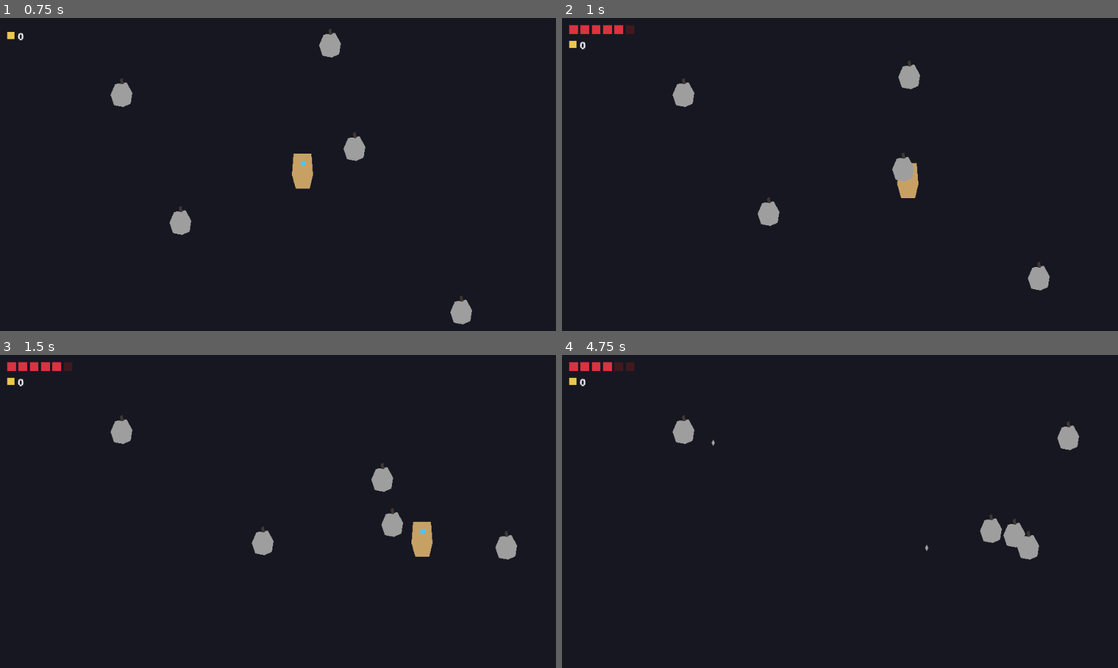
Above: before the commit, frames 1-4 (two rows, left to right).
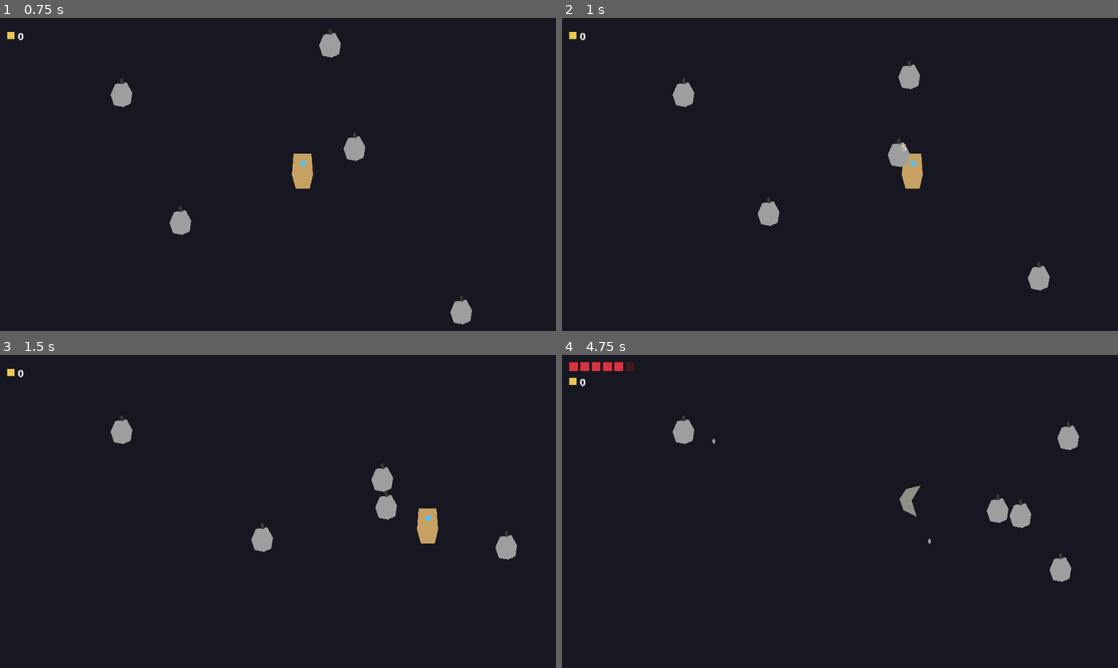
Above: after the commit, the same moments.

Repository: danielespinolagonzalez-ux/Mistveil
Game: Godot game, scene res://scenes/main/main.tscn
Same seed, same stepped clock (60 frames per second), same inputs: the game is played once before the commit and once after it.
Inputs (mouse positions are in pixels of both pictures, inside the frame that each line leads up to):
- Up to frame 1 (0.75 s): move the mouse to (400, 158) at 0.52 s; hold D (move_right) from 0.53 s (still down); right-click (400, 158) at 0.6 s
- Up to frame 2 (1 s): keep holding D (move_right)
- Up to frame 3 (1.5 s): move the mouse to (166, 527) at 1.27 s; release D (move_right) at 1.28 s; hold S (move_down) from 1.28 s (still down); tap E (dragoon) at 1.35 s
- Up to frame 4 (4.75 s): right-click (728, 527) at 1.55 s; move the mouse to (895, 442) at 2.02 s; release S (move_down) at 2.03 s; hold D (move_right) 2.03-2.78 s; right-click (895, 442) at 2.1 s; move the mouse to (812, 574) at 2.77 s; hold W (move_up) 2.78-3.53 s; click (812, 574) at 2.85 s; right-click (812, 574) at 3.05 s; move the mouse to (1006, 558) at 3.52 s; hold A (move_left) from 3.53 s (still down); right-click (1006, 558) at 3.6 s; move the mouse to (673, 464) at 4.27 s; tap E (dragoon) at 4.35 s; right-click (673, 464) at 4.55 s

Frame 1 is identical in both runs. In frame 2, 1.0% of the frame differs, in the area x 1-65%, y 2-58%; in frame 3, 1.4%; in frame 4, 1.6%, in the area x 9-92%, y 2-73%.

Commit message:
feat: ataque mele basico con hitbox frontal (tarea 2.1)
- Fases WINDUP/ACTIVE/RECOVERY con tiempos en balance.json
- Hitbox frontal orientado al aim al iniciar el golpe; knockback propio
- test_player ampliado con 2 checks de mele

Co-Authored-By: Claude Fable 5 <noreply@anthropic.com>
Claude-Session: https://claude.ai/code/session_01SbmgetzbNcFosjFKdYJBz4

Diff:
--- a/data/balance.json
+++ b/data/balance.json
@@ -16,7 +16,10 @@
     "tear_speed": 420.0,
     "tear_range_px": 320.0,
     "melee_damage": 5.0,
-    "melee_range_px": 40.0
+    "melee_range_px": 40.0,
+    "melee_windup_s": 0.12,
+    "melee_active_s": 0.1,
+    "melee_recovery_s": 0.16
   },
   "cadencia": {
     "combo_hits_base": 3,
@@ -47,6 +50,7 @@
   },
   "feedback": {
     "tear_knockback_px_s": 140.0,
+    "melee_knockback_px_s": 200.0,
     "contact_knockback_px_s": 220.0,
     "knockback_decay_px_s2": 900.0,
     "damage_number_duration_s": 0.6,
--- a/scenes/player/player.tscn
+++ b/scenes/player/player.tscn
@@ -1,14 +1,18 @@
-[gd_scene load_steps=6 format=3]
+[gd_scene load_steps=8 format=3]
 
 [ext_resource type="Script" path="res://scripts/entities/player.gd" id="1_player"]
 [ext_resource type="Script" path="res://scripts/components/health_component.gd" id="2_health"]
 [ext_resource type="Script" path="res://scripts/components/hurtbox_component.gd" id="3_hurtbox"]
+[ext_resource type="Script" path="res://scripts/components/hitbox_component.gd" id="4_hitbox"]
 
 [sub_resource type="CircleShape2D" id="shape_body"]
 radius = 9.0
 
 [sub_resource type="CircleShape2D" id="shape_hurt"]
 radius = 8.0
+
+[sub_resource type="CircleShape2D" id="shape_melee"]
+radius = 20.0
 
 [node name="Player" type="CharacterBody2D" groups=["player"]]
 collision_layer = 2
@@ -38,3 +42,18 @@
 [node name="CollisionShape2D" type="CollisionShape2D" parent="HurtboxComponent"]
 position = Vector2(0, 4)
 shape = SubResource("shape_hurt")
+
+[node name="MeleeHitbox" type="Area2D" parent="."]
+collision_layer = 8
+collision_mask = 64
+monitoring = false
+monitorable = false
+script = ExtResource("4_hitbox")
+
+[node name="CollisionShape2D" type="CollisionShape2D" parent="MeleeHitbox"]
+shape = SubResource("shape_melee")
+
+[node name="Swing" type="Polygon2D" parent="MeleeHitbox"]
+visible = false
+color = Color(0.95, 0.95, 0.85, 0.55)
+polygon = PackedVector2Array(-6, -18, 10, -12, 16, 0, 10, 12, -6, 18, 2, 0)
--- a/scripts/autoload/data_db.gd
+++ b/scripts/autoload/data_db.gd
@@ -18,6 +18,7 @@
 		"dash_speed", "dash_duration_s", "dash_cooldown_s", "dash_iframes_s",
 		"hurt_iframes_s", "hurt_blink_hz", "tear_damage", "tear_rate_per_s", "tear_speed",
 		"tear_range_px", "melee_damage", "melee_range_px",
+		"melee_windup_s", "melee_active_s", "melee_recovery_s",
 	],
 	"cadencia": [
 		"combo_hits_base", "window_perfect_ms", "window_good_ms", "window_decay_per_hit",
@@ -31,8 +32,8 @@
 		"post_transform_vulnerable_s",
 	],
 	"feedback": [
-		"tear_knockback_px_s", "contact_knockback_px_s", "knockback_decay_px_s2",
-		"damage_number_duration_s", "damage_number_rise_px",
+		"tear_knockback_px_s", "melee_knockback_px_s", "contact_knockback_px_s",
+		"knockback_decay_px_s2", "damage_number_duration_s", "damage_number_rise_px",
 	],
 	"elementos": ["opposite_mult", "same_mult", "neutral_mult"],
 	"run": [
--- a/scripts/entities/player.gd
+++ b/scripts/entities/player.gd
@@ -5,6 +5,12 @@
 
 ## Distancia del centro al punto de salida del proyectil (ligada al tamaño del placeholder).
 const MUZZLE_OFFSET_PX := 10.0
+
+## Geometría del arco de melé relativa a melee_range_px (el alcance vive en balance).
+const MELEE_OFFSET_FACTOR := 0.6
+
+## Fases del ataque melé (spec combate.md: WINDUP → ventana ACTIVA → recuperación).
+enum MeleePhase { NONE, WINDUP, ACTIVE, RECOVERY }
 
 var _move_speed: float = 0.0
 var _acceleration: float = 0.0
@@ -17,13 +23,23 @@
 var _hurt_iframes_s: float = 0.0
 var _hurt_blink_hz: float = 1.0
 
+var _melee_damage: float = 0.0
+var _melee_range_px: float = 0.0
+var _melee_windup_s: float = 0.0
+var _melee_active_s: float = 0.0
+var _melee_recovery_s: float = 0.0
+
 var _shoot_cooldown_s: float = 0.0
 var _iframes_left_s: float = 0.0
 var _dead: bool = false
+var _melee_phase: MeleePhase = MeleePhase.NONE
+var _melee_timer_s: float = 0.0
 
 @onready var _health: HealthComponent = $HealthComponent
 @onready var _hurtbox: HurtboxComponent = $HurtboxComponent
 @onready var _placeholder: Polygon2D = $Placeholder
+@onready var _melee_hitbox: HitboxComponent = $MeleeHitbox
+@onready var _melee_swing: Polygon2D = $MeleeHitbox/Swing
 
 
 func _ready() -> void:
@@ -43,6 +59,7 @@
 		return
 	_process_iframes(delta)
 	_process_movement(delta)
+	_process_melee(delta)
 	_process_shooting(delta)
 
 
@@ -67,6 +84,49 @@
 		return
 	EventBus.tear_fired.emit(global_position + aim * MUZZLE_OFFSET_PX, aim, _tear_speed, _tear_range_px, _tear_damage, _tear_knockback)
 	_shoot_cooldown_s = 1.0 / _tear_rate_per_s
+
+
+## Máquina de estados del melé básico (tarea 2.1). El anillo de sincronía y la
+## cadena de golpes de la Cadencia se montan encima en las tareas 2.2-2.3.
+func _process_melee(delta: float) -> void:
+	match _melee_phase:
+		MeleePhase.NONE:
+			if Input.is_action_just_pressed("melee"):
+				_start_melee()
+		MeleePhase.WINDUP:
+			_melee_timer_s -= delta
+			if _melee_timer_s <= 0.0:
+				_melee_phase = MeleePhase.ACTIVE
+				_melee_timer_s = _melee_active_s
+				_set_melee_hitbox_enabled(true)
+		MeleePhase.ACTIVE:
+			_melee_timer_s -= delta
+			if _melee_timer_s <= 0.0:
+				_melee_phase = MeleePhase.RECOVERY
+				_melee_timer_s = _melee_recovery_s
+				_set_melee_hitbox_enabled(false)
+		MeleePhase.RECOVERY:
+			_melee_timer_s -= delta
+			if _melee_timer_s <= 0.0:
+				_melee_phase = MeleePhase.NONE
+
+
+func _start_melee() -> void:
+	_melee_phase = MeleePhase.WINDUP
+	_melee_timer_s = _melee_windup_s
+	# El arco queda fijado hacia donde se apuntaba al iniciar el golpe.
+	var aim: Vector2 = _aim_direction(Input.get_vector("aim_left", "aim_right", "aim_up", "aim_down"))
+	if aim == Vector2.ZERO:
+		aim = Vector2.RIGHT
+	_melee_hitbox.position = aim * _melee_range_px * MELEE_OFFSET_FACTOR
+	_melee_hitbox.rotation = aim.angle()
+
+
+func _set_melee_hitbox_enabled(enabled: bool) -> void:
+	# set_deferred: los cambios de área en pleno paso de física deben aplazarse.
+	_melee_hitbox.set_deferred("monitoring", enabled)
+	_melee_hitbox.set_deferred("monitorable", enabled)
+	_melee_swing.visible = enabled
 
 
 ## Cuenta atrás de invulnerabilidad tras un golpe, con parpadeo del placeholder.
@@ -120,5 +180,12 @@
 	_tear_rate_per_s = maxf(0.1, float(DataDB.get_balance("player.tear_rate_per_s")))
 	_tear_damage = float(DataDB.get_balance("player.tear_damage"))
 	_tear_knockback = float(DataDB.get_balance("feedback.tear_knockback_px_s"))
+	_melee_damage = float(DataDB.get_balance("player.melee_damage"))
+	_melee_range_px = float(DataDB.get_balance("player.melee_range_px"))
+	_melee_windup_s = float(DataDB.get_balance("player.melee_windup_s"))
+	_melee_active_s = float(DataDB.get_balance("player.melee_active_s"))
+	_melee_recovery_s = float(DataDB.get_balance("player.melee_recovery_s"))
+	_melee_hitbox.damage = _melee_damage
+	_melee_hitbox.knockback_px_s = float(DataDB.get_balance("feedback.melee_knockback_px_s"))
 	_hurt_iframes_s = float(DataDB.get_balance("player.hurt_iframes_s"))
 	_hurt_blink_hz = maxf(1.0, float(DataDB.get_balance("player.hurt_blink_hz")))
--- a/tests/test_player.gd
+++ b/tests/test_player.gd
@@ -72,6 +72,40 @@
 	_check("derrota: título desde textos_es.json",
 		(defeat.get_node("Overlay/Title") as Label).text == DataDB.get_text("ui.muerte"))
 
+	# Melé básico (tarea 2.1): pulsar melee golpea con hitbox frontal hacia el aim.
+	var fighter: Player = PLAYER_SCENE.instantiate()
+	fighter.position = Vector2(0, 200)
+	add_child(fighter)
+	var melee_hits: Array[HitboxComponent] = []
+	var dummy := HurtboxComponent.new()
+	dummy.collision_layer = 1 << 6
+	dummy.collision_mask = 1 << 3
+	var dummy_shape := CollisionShape2D.new()
+	var dummy_circle := CircleShape2D.new()
+	dummy_circle.radius = 10.0
+	dummy_shape.shape = dummy_circle
+	dummy.add_child(dummy_shape)
+	dummy.position = fighter.position + Vector2(float(DataDB.get_balance("player.melee_range_px")) * 0.6, 0)
+	dummy.hurt_by.connect(func(hitbox: HitboxComponent) -> void: melee_hits.append(hitbox))
+	add_child(dummy)
+	await get_tree().physics_frame
+	Input.action_press("aim_right")  # fija el aim a la derecha (prioridad de stick)
+	Input.action_press("melee")
+	await get_tree().physics_frame
+	Input.action_release("melee")
+	# Cubrir windup + ventana activa (timers por delta fija de física).
+	var melee_frames: int = int(ceil((float(DataDB.get_balance("player.melee_windup_s"))
+		+ float(DataDB.get_balance("player.melee_active_s"))) * 60.0)) + 10
+	for i in melee_frames:
+		await get_tree().physics_frame
+	Input.action_release("aim_right")
+	_check("melé: el golpe frontal alcanza al dummy", melee_hits.size() >= 1)
+	if melee_hits.size() >= 1:
+		_check("melé: daño desde balance player.melee_damage",
+			melee_hits[0].damage == float(DataDB.get_balance("player.melee_damage")))
+	fighter.queue_free()
+	dummy.queue_free()
+
 	# HUD (tarea 1.5): corazones = hp y contador de oro vía señales.
 	var hud: CanvasLayer = (load("res://scenes/ui/hud.tscn") as PackedScene).instantiate()
 	add_child(hud)
Not shown, changed: ESTADO.md
Not shown, changed: ROADMAP.md
